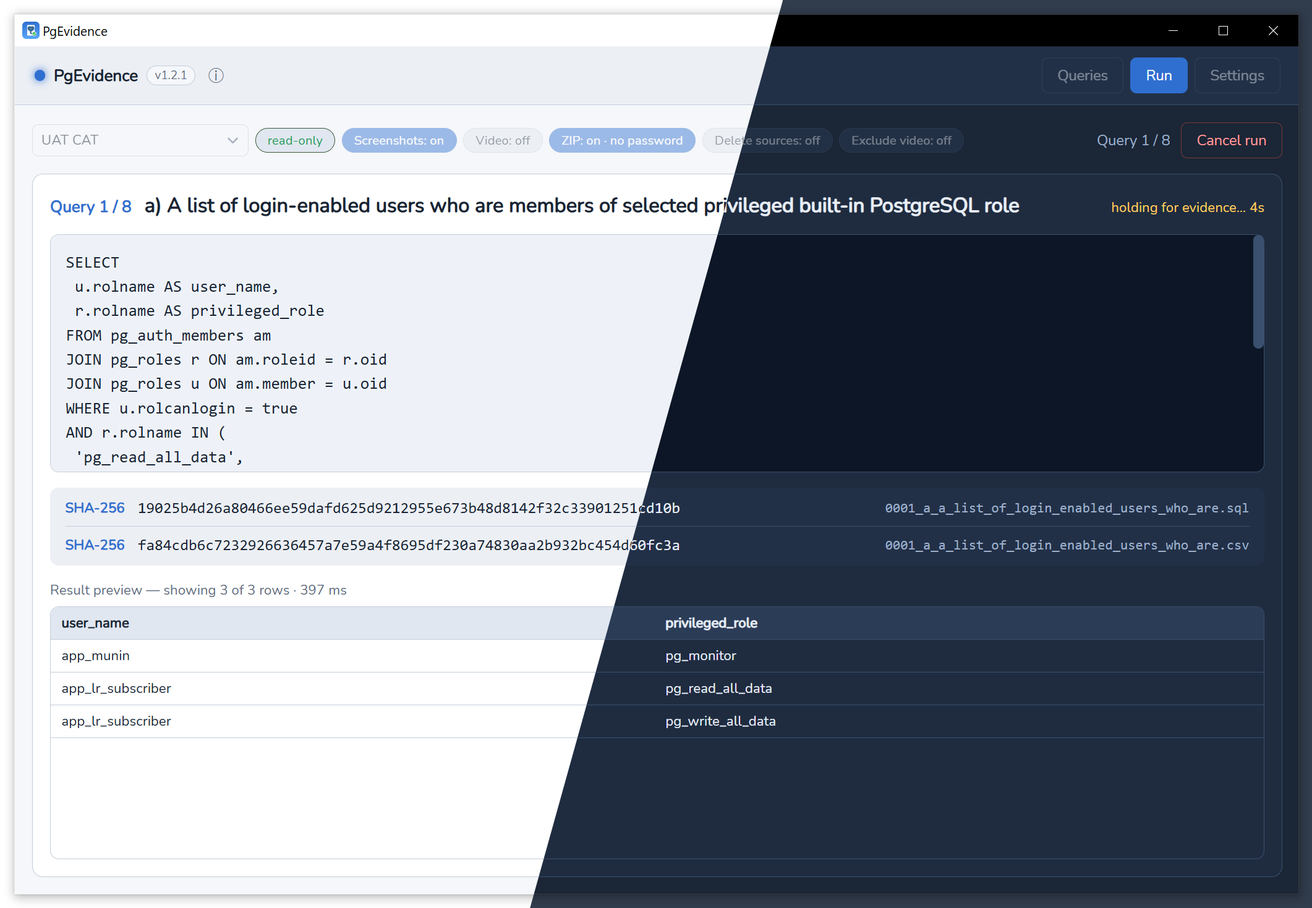
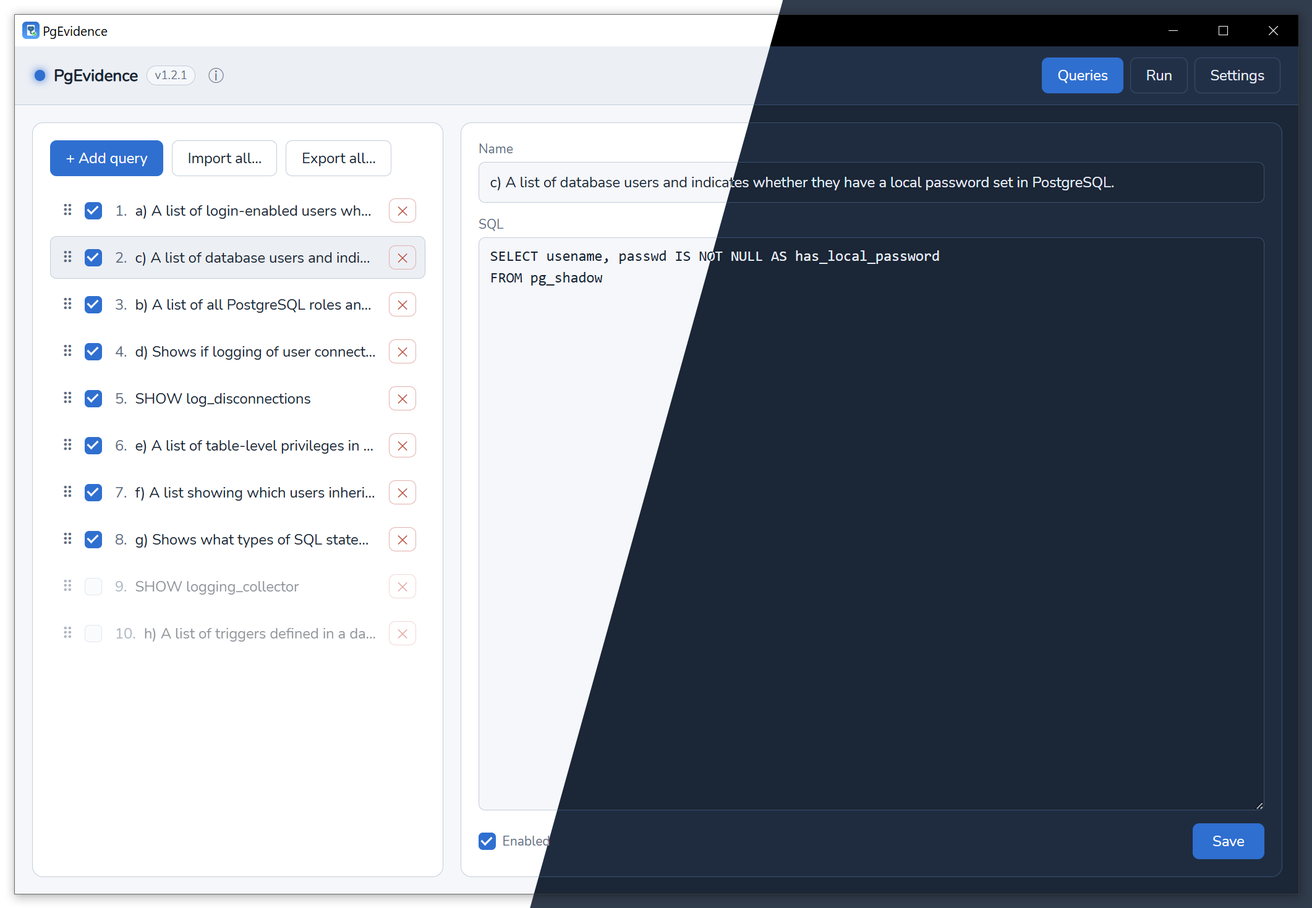
Layered file, before and after one edit (1312px x 908px). Changes by layer:
hid "Layer 3" over [14, 14, 1283, 895]
hid "Layer 5" over [14, 14, 1283, 895]
